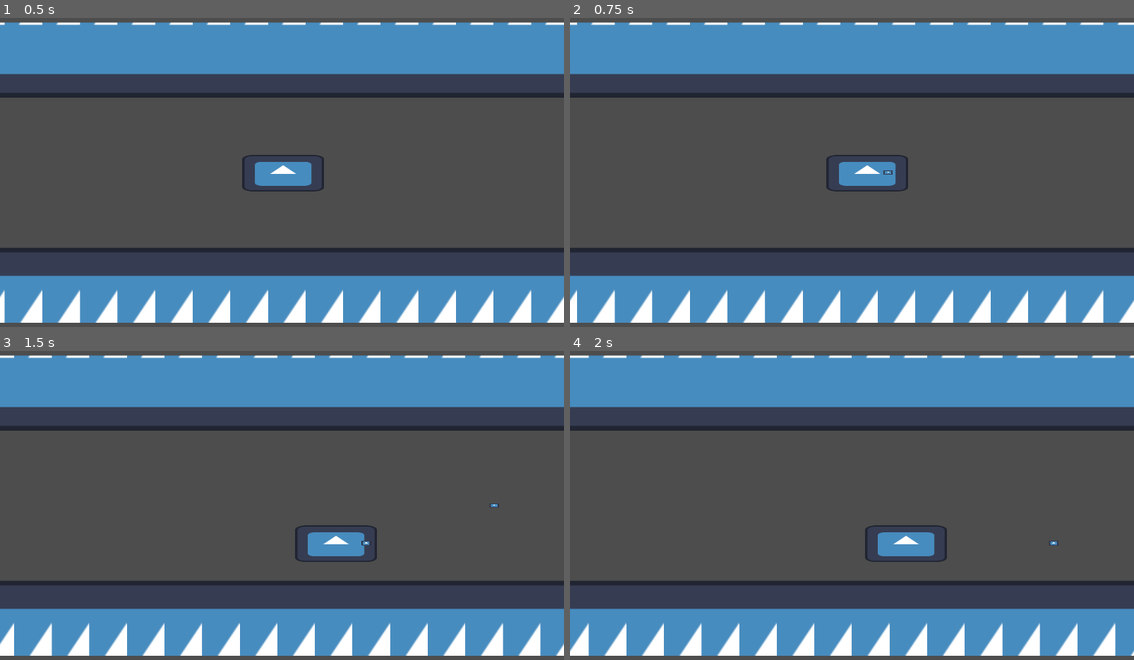
Above: before the commit, frames 1-4 (two rows, left to right).
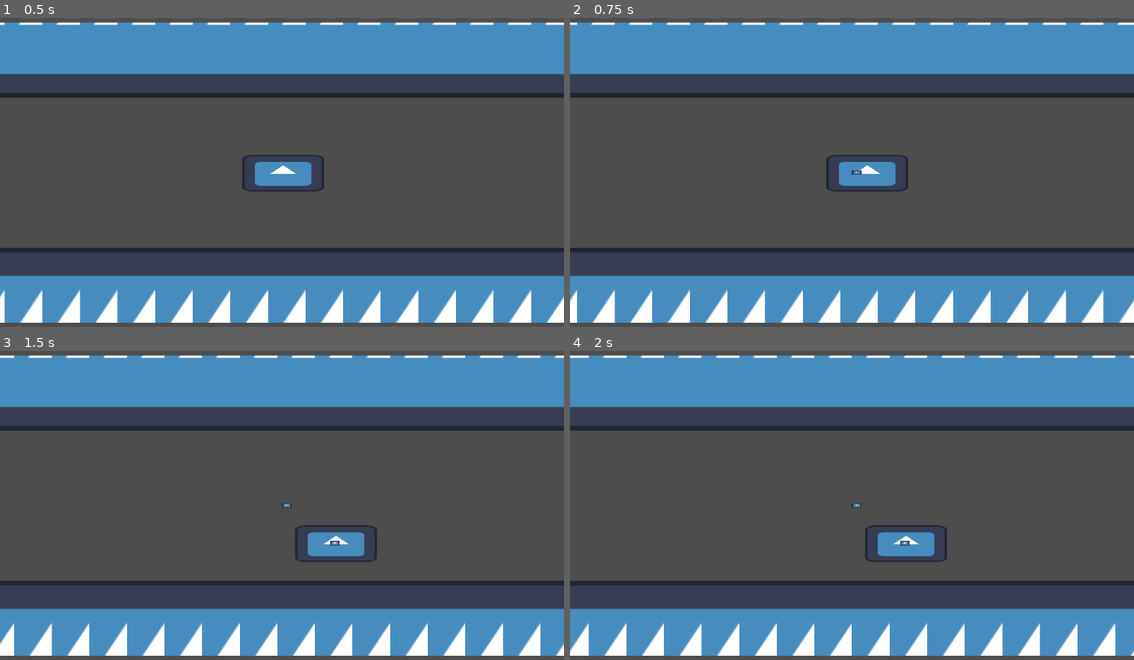
Above: after the commit, the same moments.

Repository: LuisGarrillo/frame-breakers
Game: Godot game, scene res://scenes/level/level.tscn
The game is run twice, just before and just after one commit, with the same random seed, the same clock (stepped at 60 frames per second) and the same inputs. The engine's default icon, where the game draws it, is replaced by a stand-in: a white triangle on a blue panel in a dark square.
Inputs:
- Up to frame 1 (0.5 s): no input
- Up to frame 2 (0.75 s): hold Right (right) from 0.53 s (still down); tap Space (Attack) at 0.6 s
- Up to frame 3 (1.5 s): release Right (right) at 1.28 s; hold Down (down) from 1.28 s (still down); tap Space (Attack) at 1.35 s
- Up to frame 4 (2 s): keep holding Down (down)

Frame 1 is identical in both runs. In frame 2, less than 0.1% of the frame differs, in the area x 49-58%, y 49-51%; in frame 3, less than 0.1%, in the area x 49-89%, y 49-64%; in frame 4, less than 0.1%.
Error after the commit: Trying to assign value of type 'int' to a variable of type 'String'. (res://scripts/level/projectile.gd:17)

Commit message:
Update projectiles

Diff:
--- a/frame-breakers/scenes/level/projectile.tscn
+++ b/frame-breakers/scenes/level/projectile.tscn
@@ -3,8 +3,9 @@
 [ext_resource type="Script" uid="uid://cd8hxm7ky6dpi" path="res://scripts/level/projectile.gd" id="1_hsdeq"]
 
 [node name="Projectile" type="Area2D"]
-collision_layer = 0
+collision_layer = 8
 collision_mask = 0
 script = ExtResource("1_hsdeq")
 
+[connection signal="area_entered" from="." to="." method="_on_area_entered"]
 [connection signal="body_entered" from="." to="." method="_on_body_entered"]
--- /dev/null
+++ b/frame-breakers/scenes/level/projectiles/enemy_projectile.tscn
@@ -0,0 +1,19 @@
+[gd_scene load_steps=4 format=3 uid="uid://bf5m5xjy0u0vl"]
+
+[ext_resource type="Script" uid="uid://cd8hxm7ky6dpi" path="res://scripts/level/projectile.gd" id="1_5d7ma"]
+[ext_resource type="Texture2D" uid="uid://32v6kv74c3x8" path="res://icon.svg" id="2_xtqsr"]
+
+[sub_resource type="RectangleShape2D" id="RectangleShape2D_asul3"]
+size = Vector2(8, 4)
+
+[node name="EnemyProjectile" type="Area2D"]
+collision_layer = 8
+script = ExtResource("1_5d7ma")
+metadata/_custom_type_script = "uid://cd8hxm7ky6dpi"
+
+[node name="Sprite2D" type="Sprite2D" parent="."]
+scale = Vector2(0.0625, 0.03125)
+texture = ExtResource("2_xtqsr")
+
+[node name="CollisionShape2D" type="CollisionShape2D" parent="."]
+shape = SubResource("RectangleShape2D_asul3")
--- a/frame-breakers/scenes/level/projectiles/player_projectile.tscn
+++ b/frame-breakers/scenes/level/projectiles/player_projectile.tscn
@@ -7,6 +7,8 @@
 size = Vector2(8, 4)
 
 [node name="PlayerProjectile" type="Area2D"]
+collision_layer = 8
+collision_mask = 2
 script = ExtResource("1_gel6u")
 metadata/_custom_type_script = "uid://cd8hxm7ky6dpi"
 
--- a/frame-breakers/scripts/level/projectile.gd
+++ b/frame-breakers/scripts/level/projectile.gd
@@ -2,12 +2,9 @@
 class_name Projectile
 
 @export var limit : int = 960
-var masks_map: Dictionary[String, int] = {
-	"Ally": 1,
-	"Enemy": 0
-}
 var direction
-@export var increase = 2
+var type : String
+@export var increase = 1.25
 
 
 func _physics_process(delta: float) -> void:
@@ -15,14 +12,14 @@
 	if position.x < limit * -1 or position.x > limit:
 		queue_free()
 
-func set_up(mode, setup_direction) -> void:
-	set_collision_mask_value(masks_map[mode], true)
+func set_up(setup_direction, setup_type) -> void:
 	direction = setup_direction
+	type = setup_type
 
 
-func _on_body_entered(body: Node2D) -> void:
-	if not body is CharacterBody2D:
-		return
+func hitted():
+	queue_free()
 
-	if body is Player:
-		body.damage()
+
+func _on_area_entered(area: Area2D) -> void:
+	print("hi")
